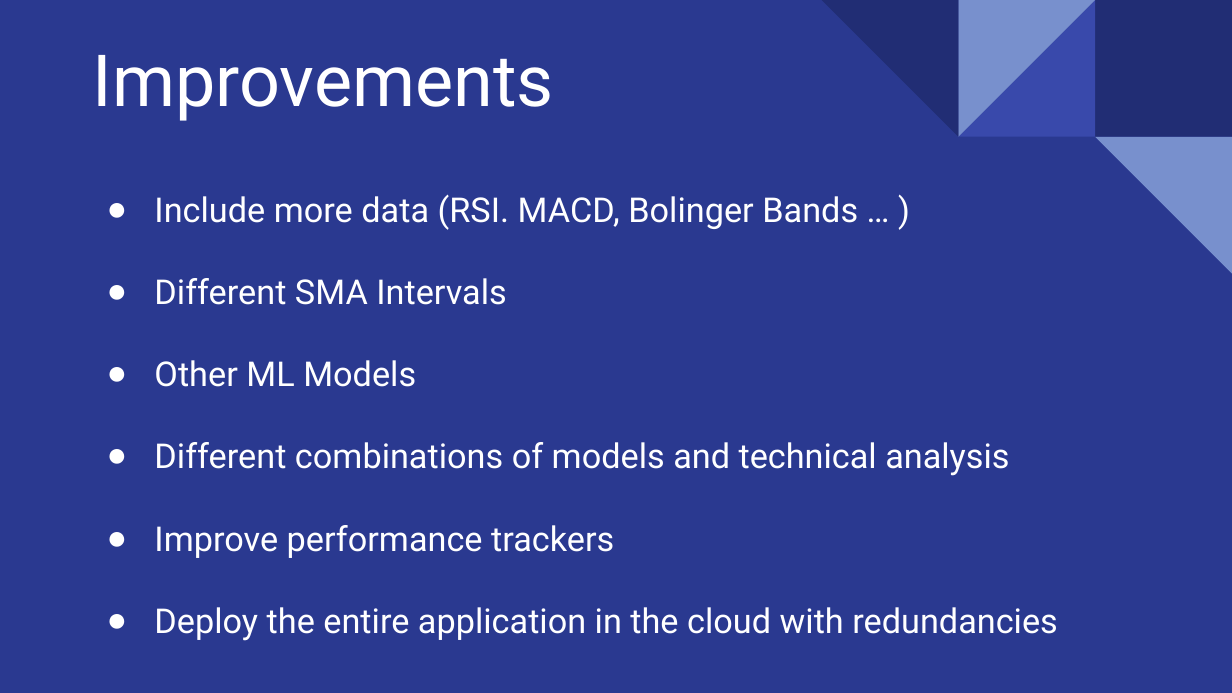
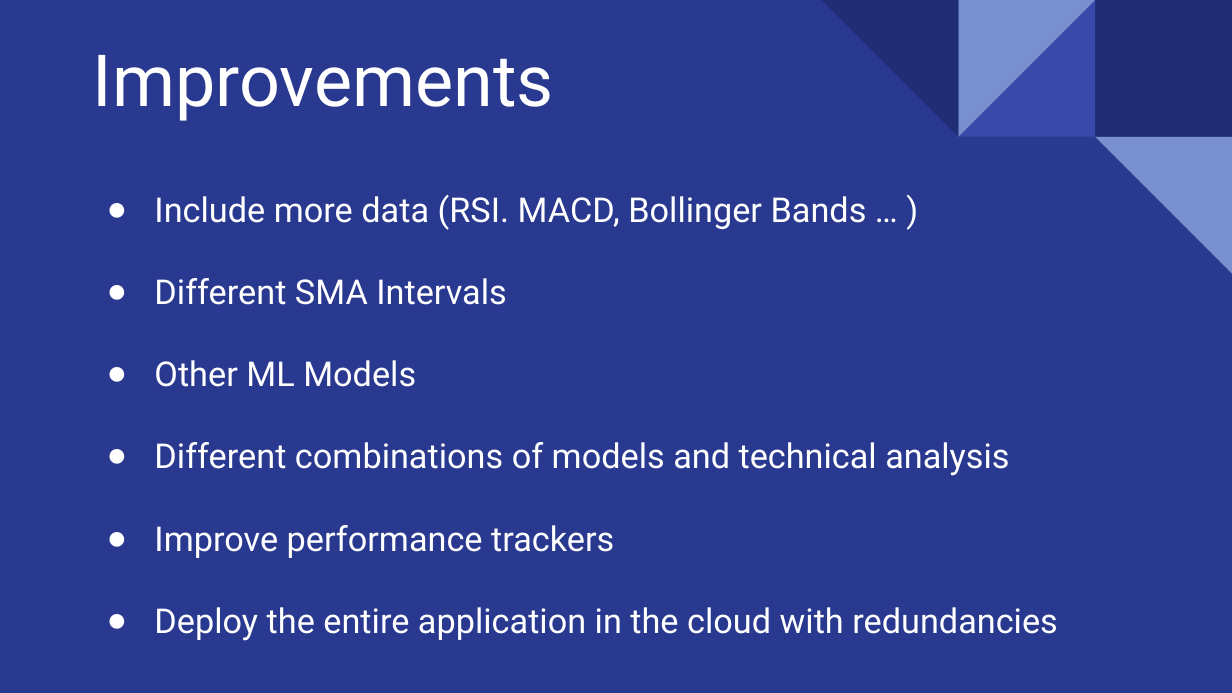
Before and after one commit to Lucas-Shaiman/project-beta, a slide deck: slide 19 of Case study.pptx (slide 17 before the commit). Drawn at 1232x693 pixels with LibreOffice and Linux fonts; fonts in the diff are those of the drawing. Boxes give left, top, right and bottom in pixels: in the first picture for what was removed or moved away, otherwise in the second. Text is boxed around its words. In the diff, an @@ line names an element or a change of style, - is before the commit and + after.

```diff
--- a/Case study.pptx
+++ b/Case study.pptx
@@ subtitle at box(154, 194, 867, 230): text changed @@
-● Include more data (RSI. MACD, Bolinger Bands … )
+● Include more data (RSI. MACD, Bollinger Bands … )
```
Also in this commit, not shown: 9 other slides changed, 2 slides added.
